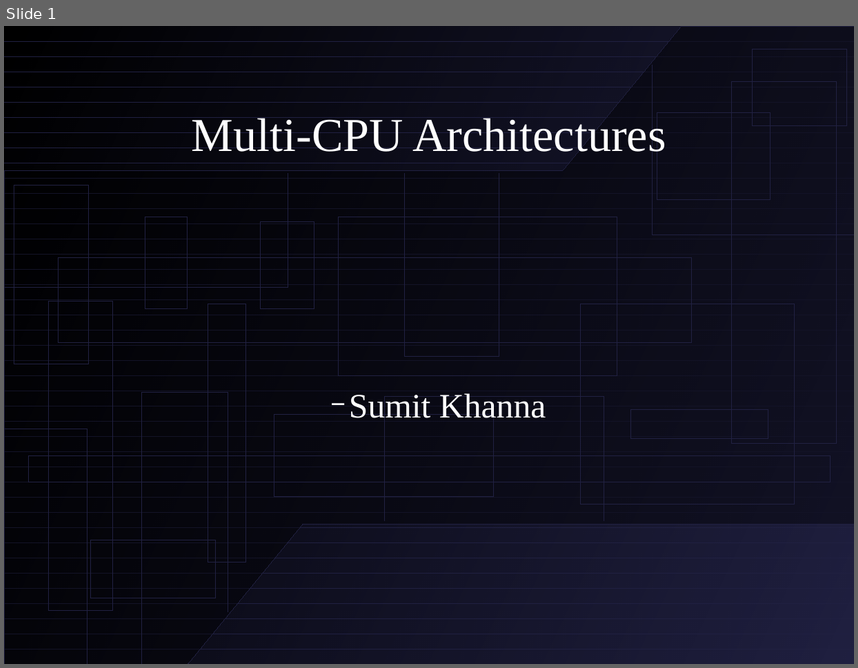
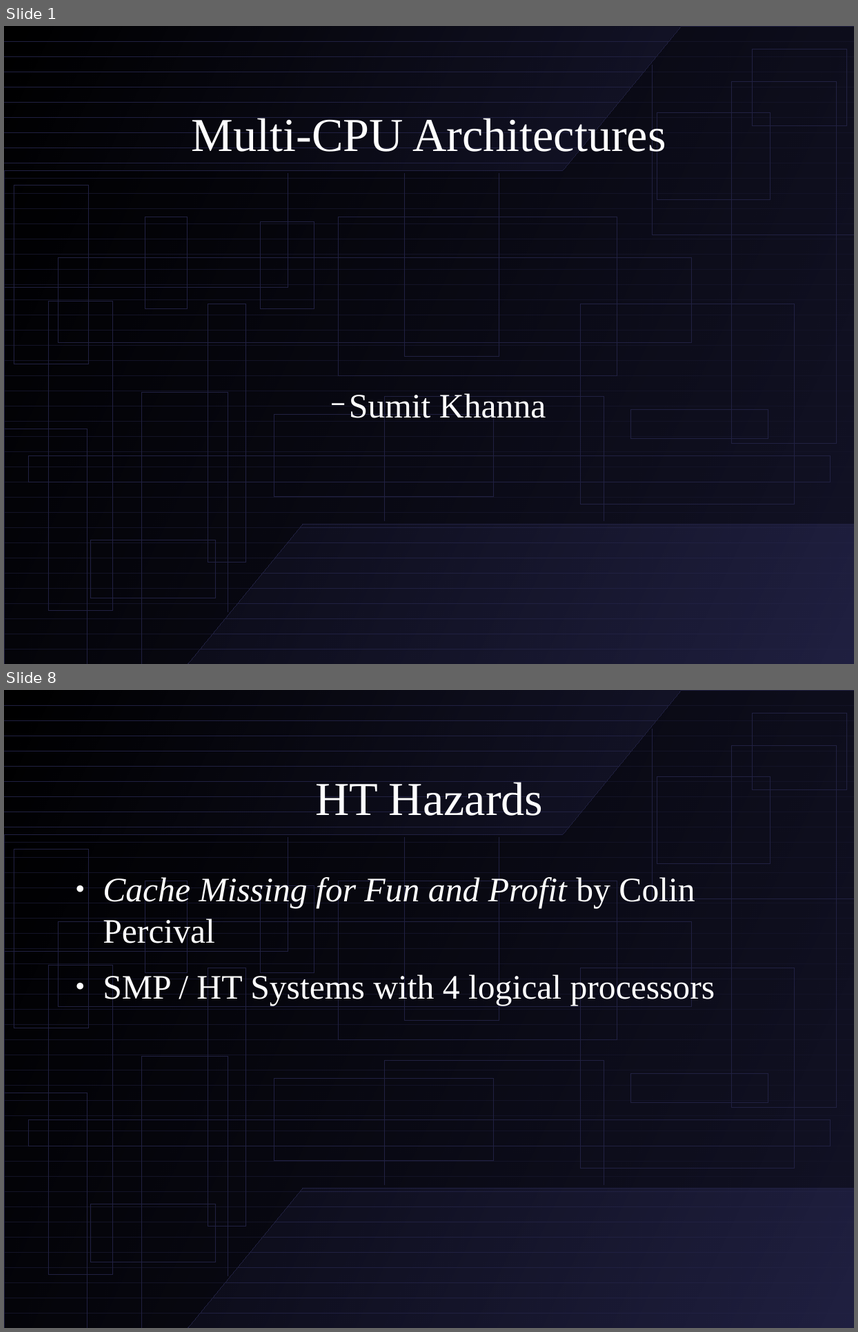
Before and after one commit to sumdog/assignments, a slide deck: cpsc-533/presentation.odp. Shown one above the other, each under a label of ours: slide 1 before the commit, slides 1 and 8 after it; the slides between them are not shown. The pictures are 858x668 and 858x1332 pixels, drawn with LibreOffice and Linux fonts; fonts in the diff are those of the drawing. Boxes give left, top, right and bottom in pixels: in the first picture for what was removed or moved away, otherwise in the second. Text is boxed around its words. In the diff, an @@ line names an element or a change of style, - is before the commit and + after.

```diff
--- a/cpsc-533/presentation.odp
+++ b/cpsc-533/presentation.odp
@@ slide 8 added at bbox=[4, 690, 854, 1328], background #FFFFFF; not listed: 66 template elements that a slide beside it also shows @@
@@ title added at bbox=[315, 781, 544, 816], 44 pt, text #FFFFFF @@
+HT Hazards
@@ text added at bbox=[103, 874, 715, 1006], 32 pt, text #FFFFFF @@
+● Cache Missing for Fun and Profit by Colin Percival
+● SMP / HT Systems with 4 logical processors
```
Also in this commit, not shown: 2 slides changed, 4 other slides added, 3 other files.
